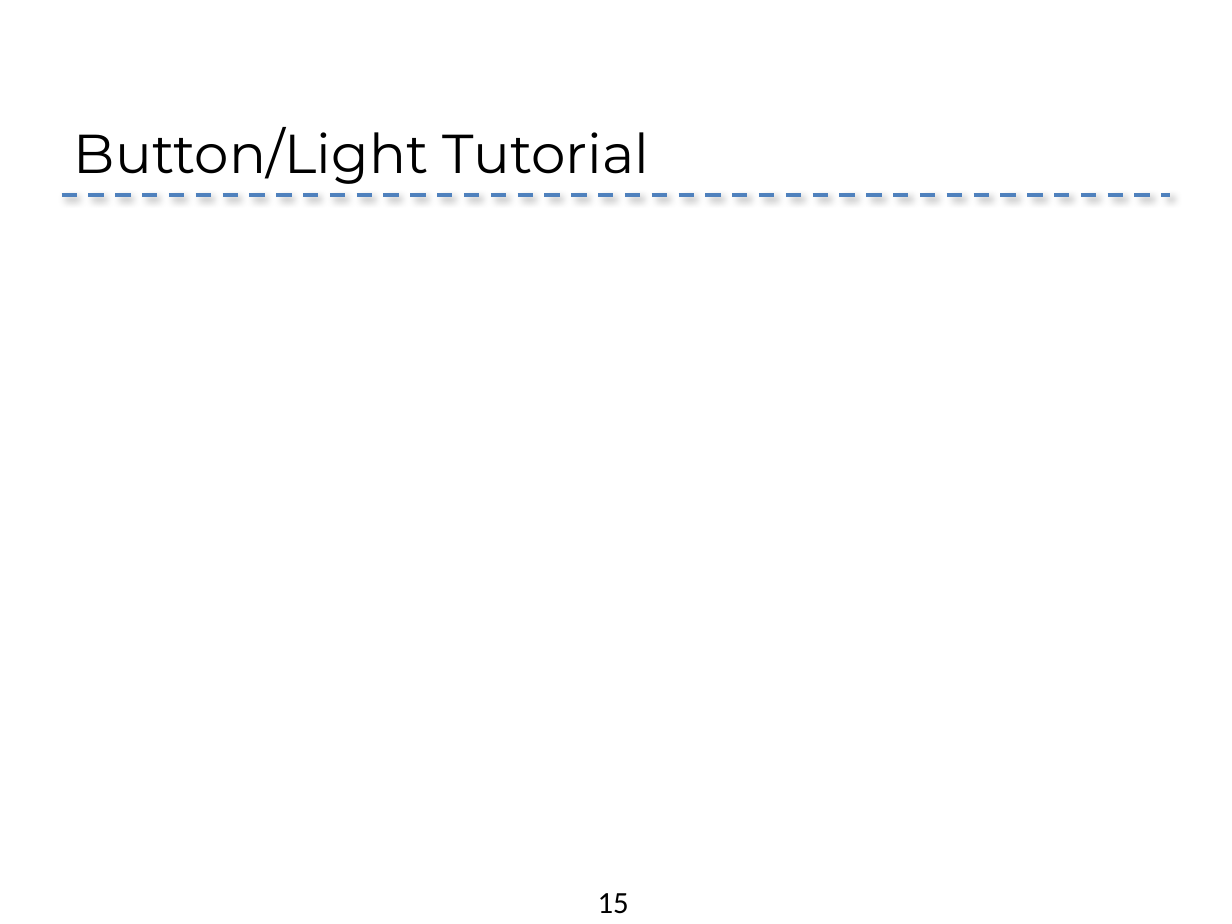
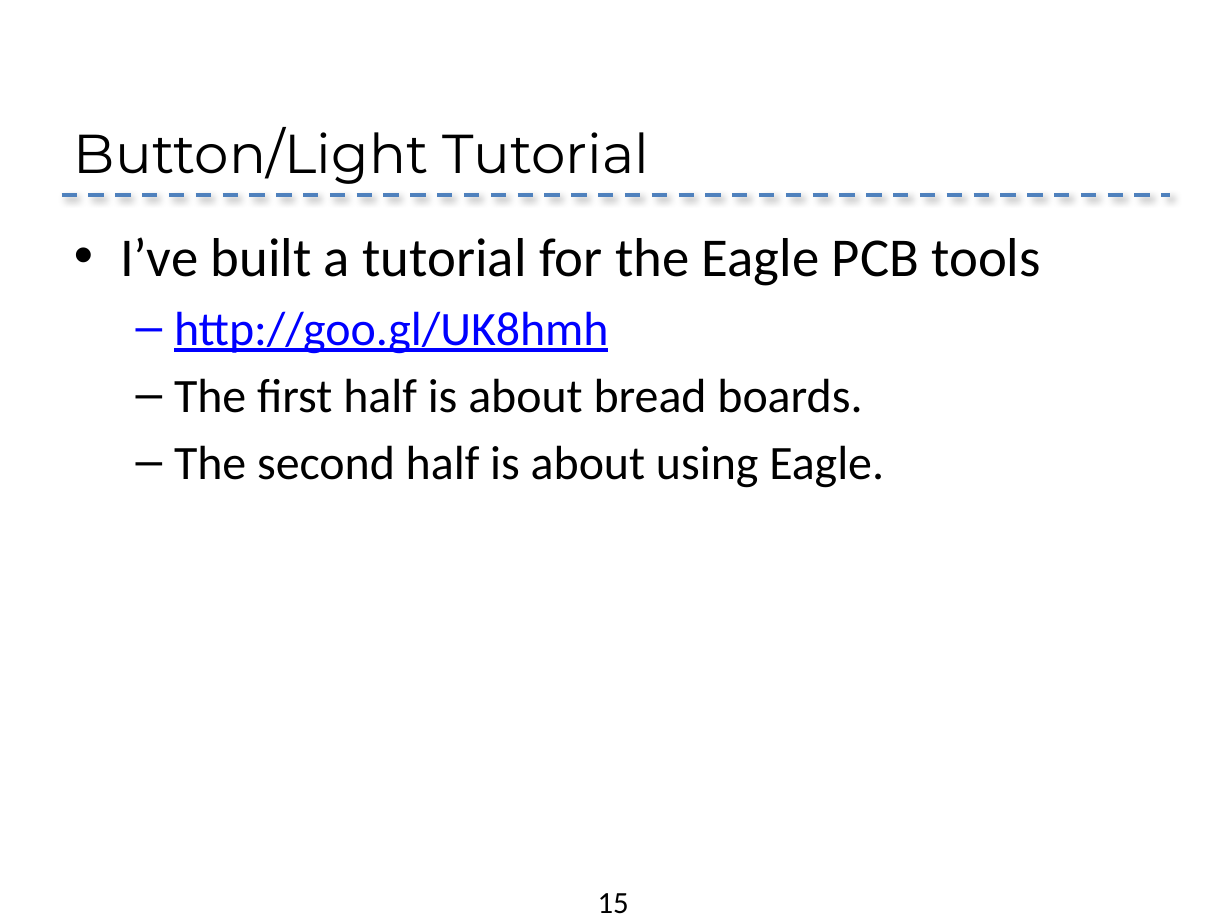
Before and after one commit to NVSL/Quadcopters, a slide deck: slide 15 of Class/Slides/00_Intro.pptx. Drawn at 1232x924 pixels with LibreOffice and Linux fonts; fonts in the diff are those of the drawing; background and template pictures are left out. Boxes give left, top, right and bottom in pixels: in the first picture for what was removed or moved away, otherwise in the second. Text is boxed around its words. In the diff, an @@ line names an element or a change of style, - is before the commit and + after.

```diff
--- a/Class/Slides/00_Intro.pptx
+++ b/Class/Slides/00_Intro.pptx
@@ text added at box(120, 237, 1041, 488), 28 pt, text #000000 @@
+• I’ve built a tutorial for the Eagle PCB tools
+  – http://goo.gl/UK8hmh
+  – The first half is about bread boards.
+  – The second half is about using Eagle.
```
Also in this commit, not shown: 4 other slides changed, 5 other files.
